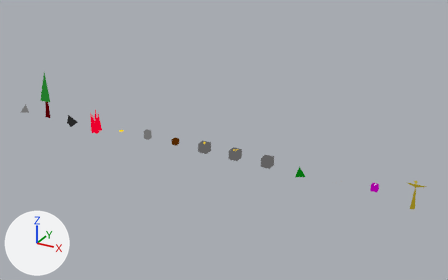
A saved change to the Blender file resources/content.blend.
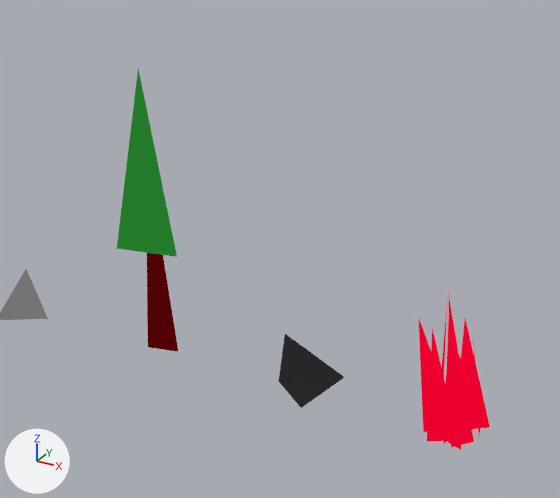
Old and new are each drawn whole from a 50 mm lens placed at (46.1, -42.2, 22.5), pointed at (22.4, 1.0, 0.9) and again close up on the part from 5% to 25% of the width and 21% to 51% of the height. Arrows for +X, +Y and +Z are at lower left; the lights stay in place.

Objects in the first close-up: 'Fire', 'Garbage', 'Rock', 'Tree'.
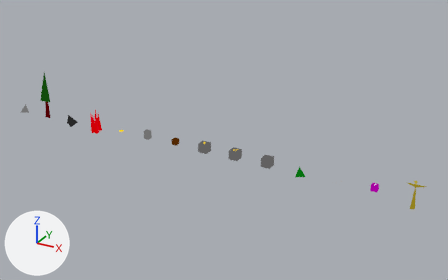
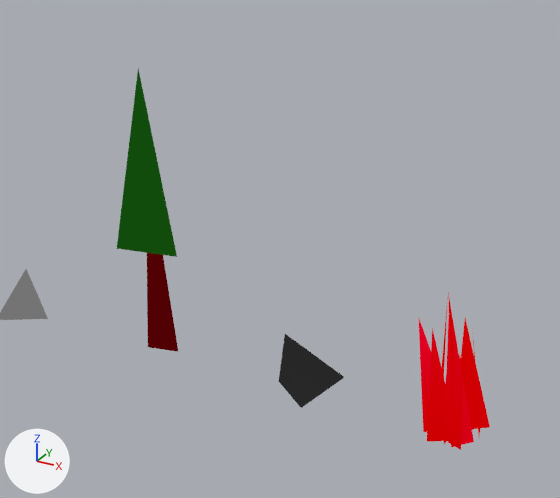
Commit message: improved look of contents

Changed parts and their boxes (x1, y1, x2, y2) in the close-ups (560 x 498 px):
part 1 of me_cube_003, recoloured
    both: (117, 69, 177, 257)
part 2 of me_cube_006, recoloured
    both: (419, 292, 490, 450)

Patch to the scene script:
```diff
--- a/resources/content.blend.py
+++ b/resources/content.blend.py
@@ me_cube_003 @@
 me_cube_003.from_pydata(...)  # 8 vertices, 8 faces; spans x -0.49..0.64, y -0.4..0.59, z -0.31..4.44
 # used by ob_tree; location = (3.0, 0.0, 0.0)
+# me_cube_003 part 1: 4 faces centred in x -0.27..0.11, y -0.17..0.16, z 1.44..2.44 are repainted in the vertex colours; the middle colour goes from dark green #237b2a to dark green #124c0c
 me_cube_003.materials.append(mat_material)
@@ me_cube_006 @@
 me_cube_006.from_pydata(...)  # 36 vertices, 12 faces; spans x -0.49..0.48, y -0.49..0.49, z -0.65..1.73
 # used by ob_fire; location = (9.0, 0.0, 0.0)
+# me_cube_006 part 2: 12 faces centred in x -0.33..0.37, y -0.36..0.24, z -0.22..0.15 are repainted in the vertex colours; the middle colour goes from red #ec002d to red #cf0000
 me_cube_006.materials.append(mat_material)
```
